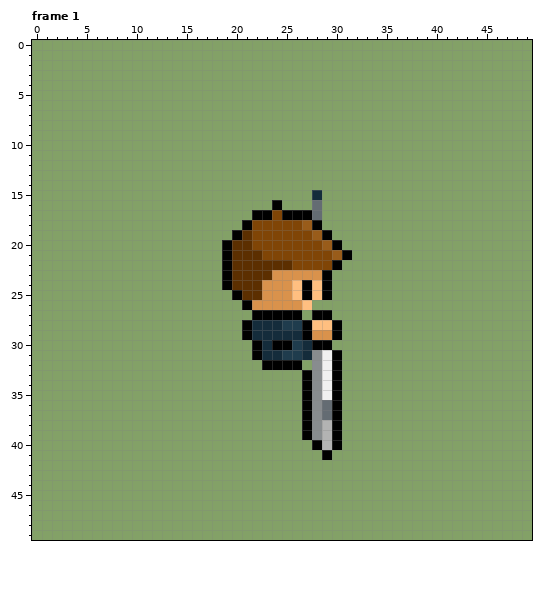
A pixel-art file gets an edit: extra/joseph/joseph_running.ase. That is the earlier state.
50x50 pixels, 8 frames. Shown: frame 1. The commit also changed other frames, which this record leaves out.
After:
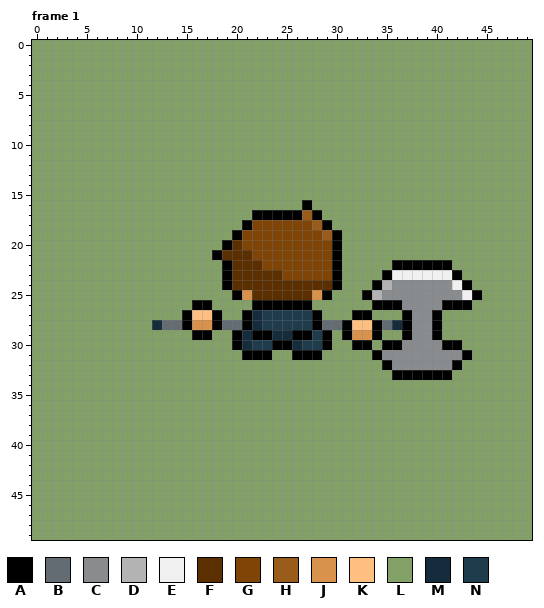
Palette (. is transparent): A #000000  B #646c73  C #888c8f  D #b3b3b3  E #f0f0f0  F #5c2f00  G #804506  H #995c1a  J #d9924c  K #ffbf80  L #83a167  M #142c3b  N #1f3c4d
Diff:
layer "east" now hidden
layer "north" added
Changed rows in their new state; - is an unchanged pixel.
Frame 1, layer "north":
first column x 12:
15 ----------------L----------------
16 ------------L--AL----------------
17 ------------A--HA----------------
18 ---------------GHA---------------
19 ---------G------GHA--------------
20 ---------G-------G---------------
21 ------AF--G-------AL-------------
22 -----------GGG----------AAAAAA---
23 ------------FGGGGGA----AEEEEEEA--
24 -----------FFFFFFFA---ADCCCCCCEA-
25 ---------J-FFFFFJ----ADCCCCCCCCEA
26 ----AA---LAAAAAA------AAACCCCAAA-
27 ---AKKA--AMNNNNN-L--AA---ACCA----
28 MBBAJJABB--NN--NABBAKKABMACCA----
29 ----AA--AMAA--A-NALAJJA--ACCA----
30 --------AMNN--MNN---AA-AACCCCAA--
31 ---------A-ALLAAALL---ACCCCCCCCA-
32 -----------LLLL-LLL----ACCCCCCA--
33 ---------------LLLL-----AAAAAA---
34 ---------------LLLL--------------
35 ---------------LLLL--------------
36 ---------------LLLL--------------
37 ---------------LLLL--------------
38 ---------------LLLL--------------
39 ---------------LLLL--------------
40 ----------------LLL--------------
41 -----------------L---------------
